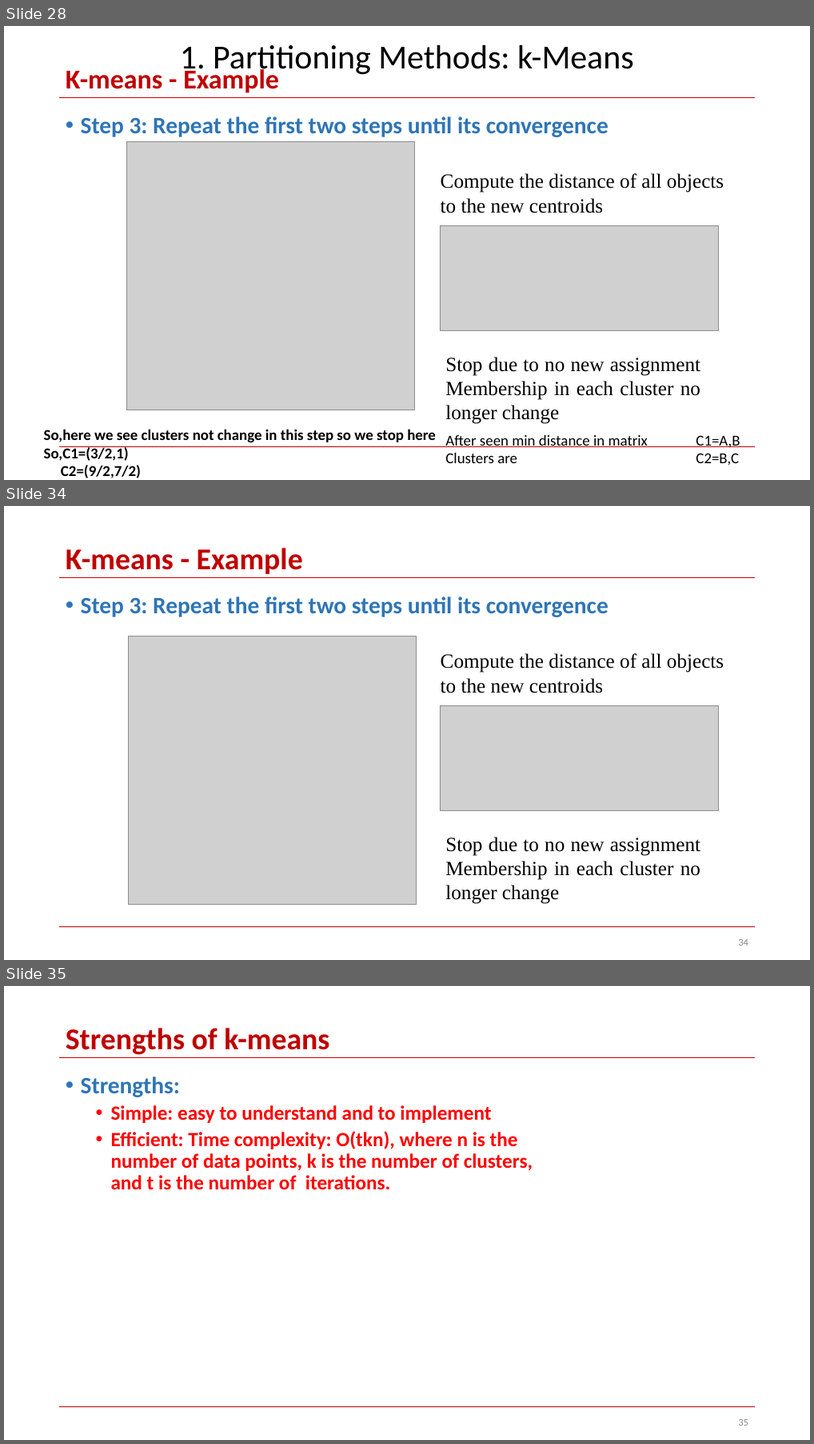
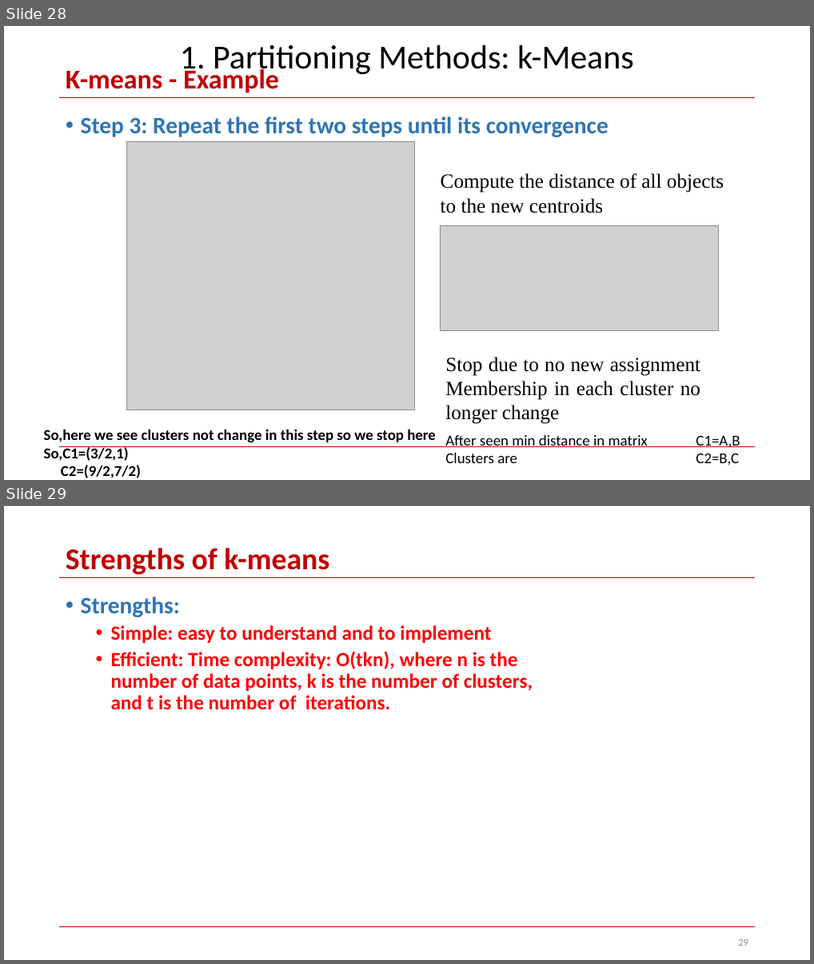
Before and after one commit to skysumitkumar/Du_Mca, a slide deck: 3rd_semester/Data_Science_with_python/PPT/Unit_4/Clustering-Part1.pptx. Shown one above the other, each under a label of ours: slides 28, 34 and 35 before the commit, slides 28 and 29 after it; the slides between them are not shown. The pictures are 814x1444 and 814x964 pixels, drawn with LibreOffice and Linux fonts; fonts in the diff are those of the drawing; grey boxes stand for pictures. Boxes give left, top, right and bottom in pixels: in the first picture for what was removed or moved away, otherwise in the second. Text is boxed around its words. In the diff, an @@ line names an element or a change of style, - is before the commit and + after.

```diff
--- a/3rd_semester/Data_Science_with_python/PPT/Unit_4/Clustering-Part1.pptx
+++ b/3rd_semester/Data_Science_with_python/PPT/Unit_4/Clustering-Part1.pptx
@@ slide 34 removed at bbox=[4, 506, 810, 960], background #FFFFFF; not listed: 2 template elements that a slide beside it also shows @@
@@ title removed at bbox=[66, 548, 303, 574] @@
-K-means - Example
@@ text removed at bbox=[81, 596, 609, 617] @@
-• Step 3: Repeat the first two steps until its convergence
@@ picture removed at bbox=[129, 636, 417, 904] @@
@@ text removed at bbox=[441, 653, 724, 693] @@
-Compute the distance of all objects to the new centroids
@@ picture removed at bbox=[440, 705, 719, 810] @@
@@ text removed at bbox=[446, 836, 701, 904] @@
-Stop due to no new assignment
-Membership in each cluster no longer change
@@ page number removed at bbox=[738, 939, 749, 945] @@
-34
@@ what was slide 35 is now slide 29 @@
```
Also in this commit, not shown: 3 slides changed, 2 slides added, 5 other slides removed.
